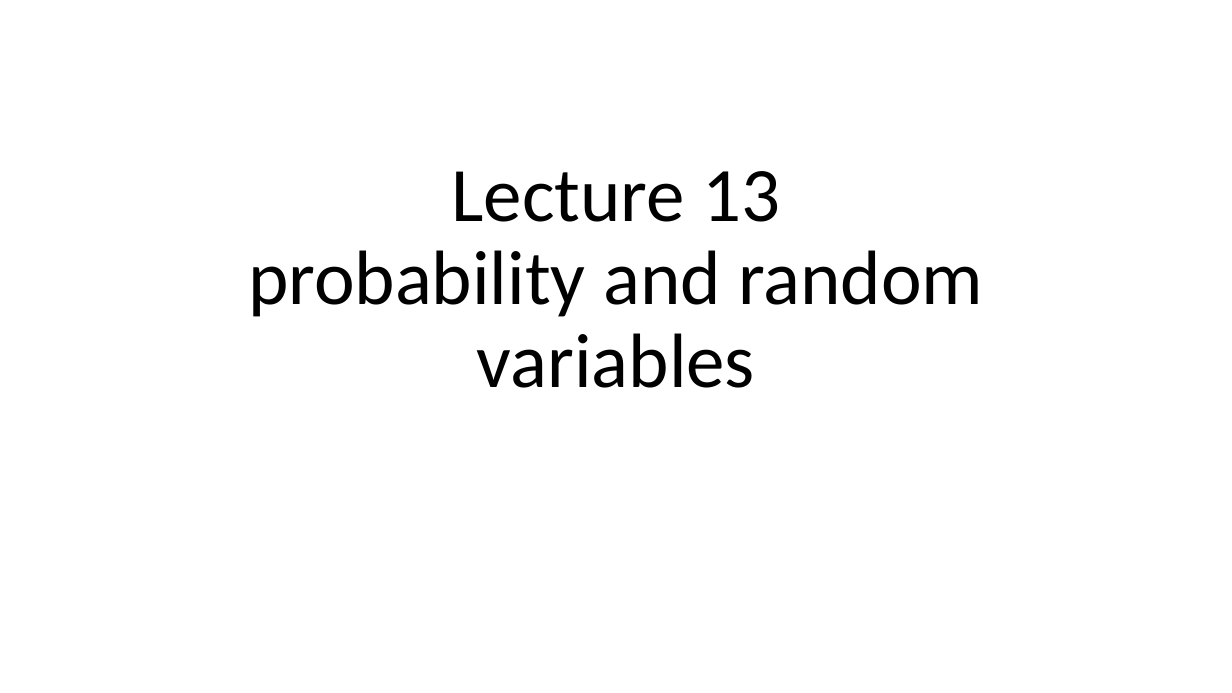
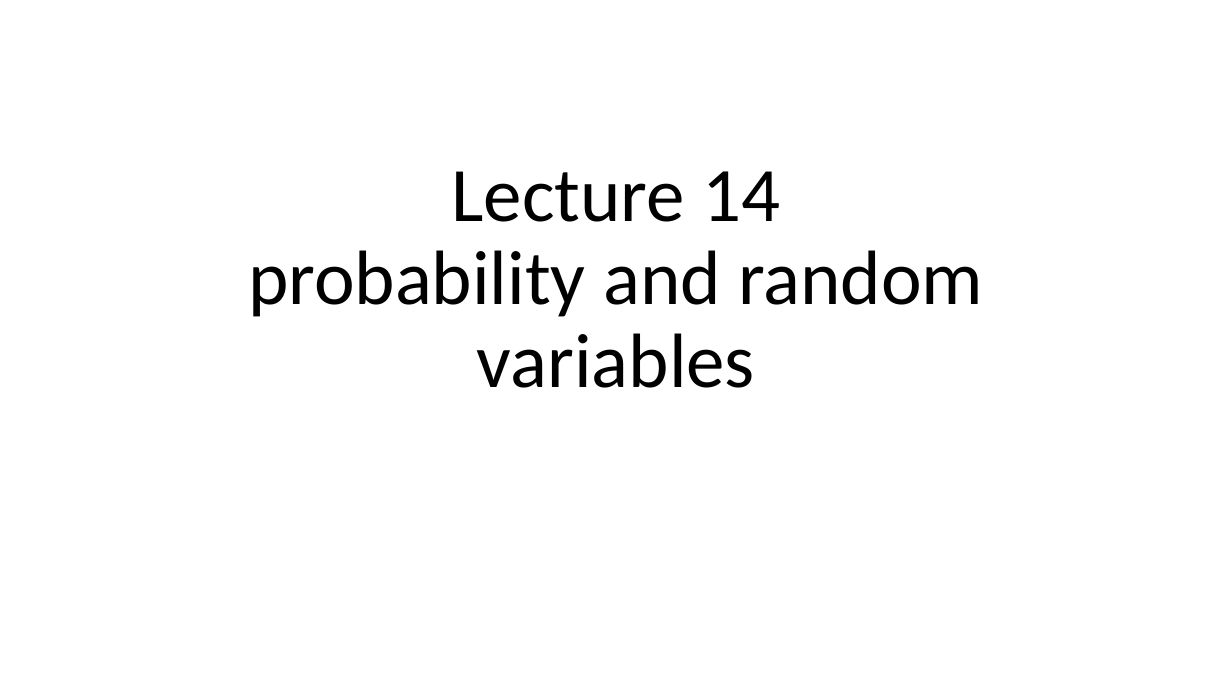
Before and after one commit to Jarred6068/UI_STAT251-03_Spring_2024, a slide deck: slide 1 of docs/lecture_slides/Week 7/Week7_Lecture14_Slides_2_23_2024.pptx. Drawn at 1232x693 pixels with LibreOffice and Linux fonts; fonts in the diff are those of the drawing. Boxes give left, top, right and bottom in pixels: in the first picture for what was removed or moved away, otherwise in the second. Text is boxed around its words. In the diff, an @@ line names an element or a change of style, - is before the commit and + after.

```diff
--- a/docs/lecture_slides/Week 7/Week7_Lecture14_Slides_2_23_2024.pptx
+++ b/docs/lecture_slides/Week 7/Week7_Lecture14_Slides_2_23_2024.pptx
@@ title at box(248, 171, 983, 388): text changed @@
-Lecture 13
-probability and random variables
+Lecture 14
+probability and random variables
```
Also in this commit, not shown: 45 other files.
